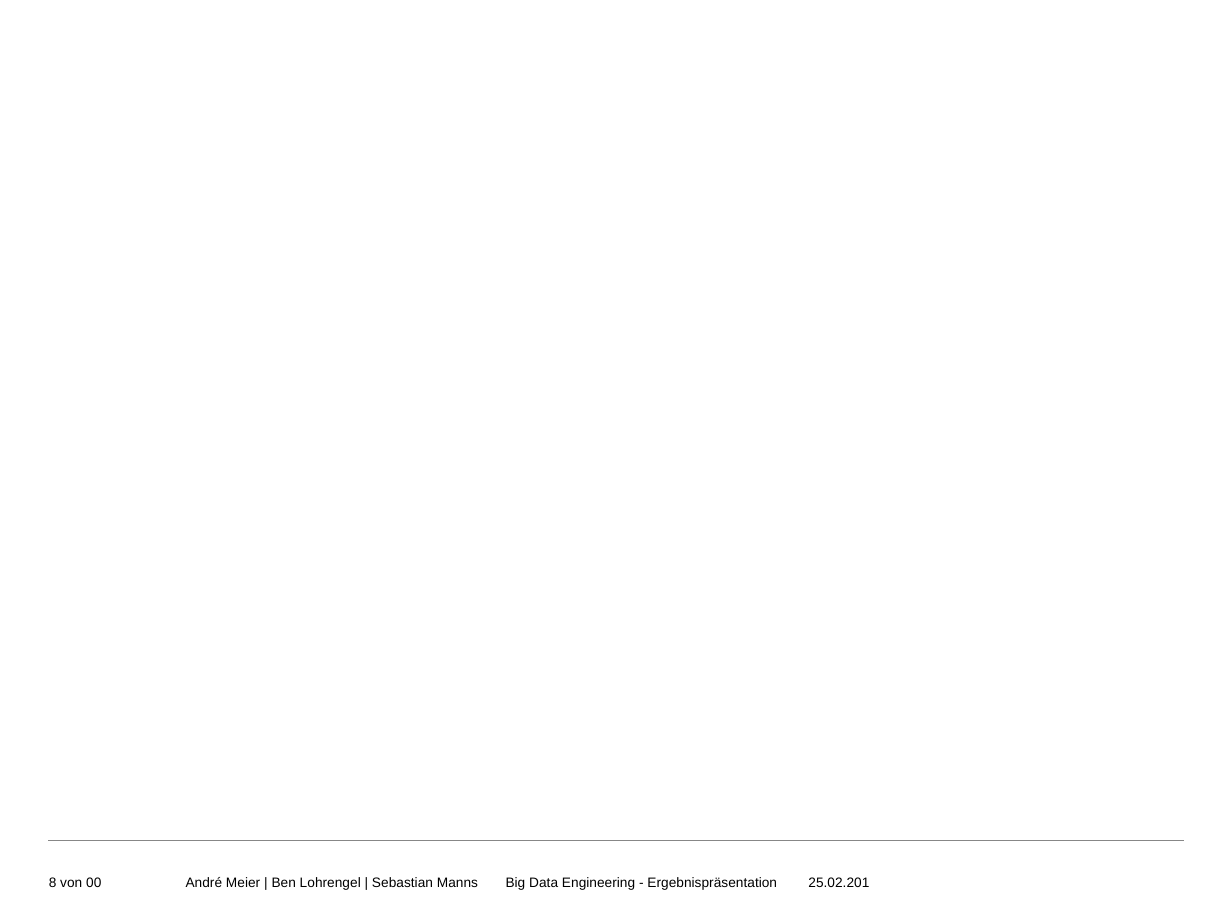
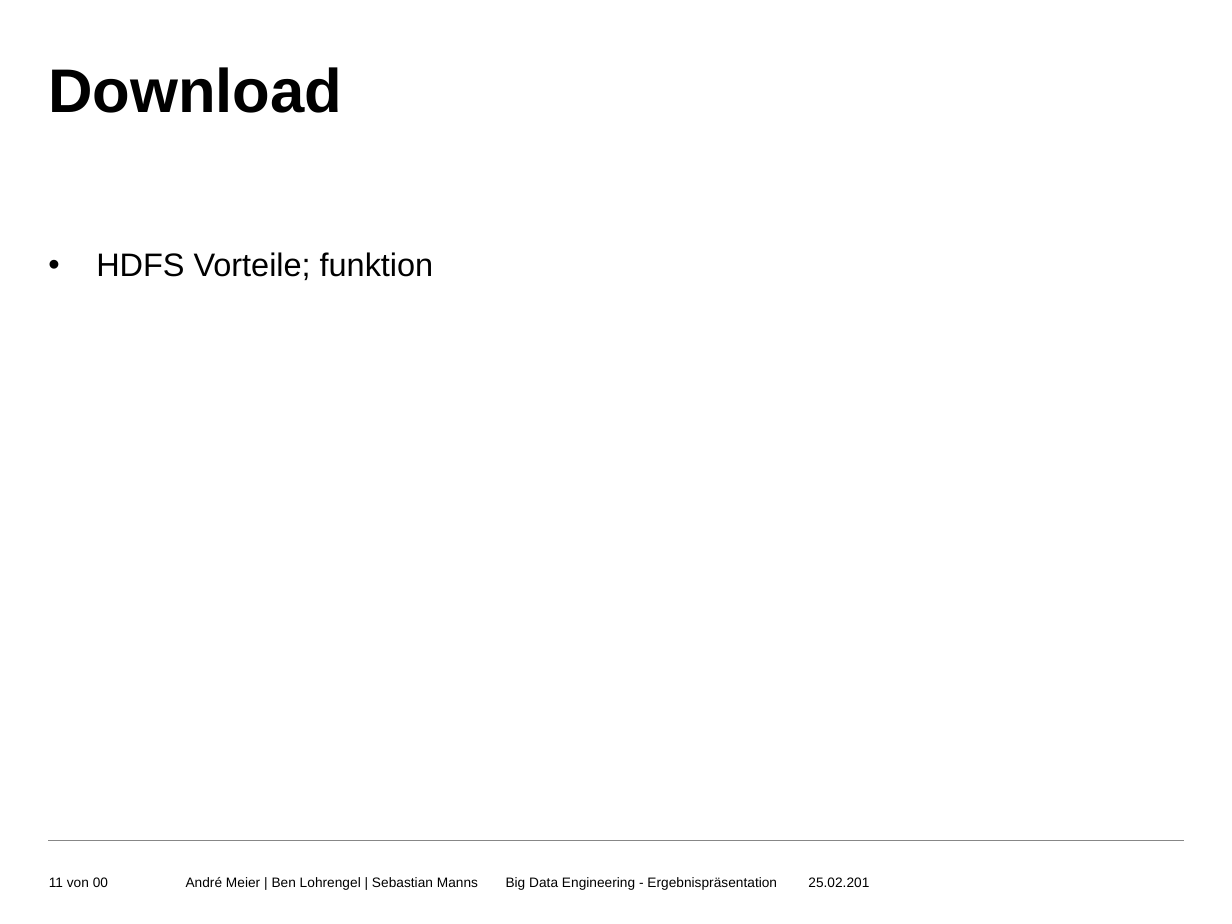
Before and after one commit to whabada/hugo, a slide deck: slide 11 of Project_HUGO.pptx (slide 8 before the commit). Drawn at 1232x924 pixels with LibreOffice and Linux fonts; fonts in the diff are those of the drawing; background and template pictures are left out. Boxes give left, top, right and bottom in pixels: in the first picture for what was removed or moved away, otherwise in the second. Text is boxed around its words. In the diff, an @@ line names an element or a change of style, - is before the commit and + after.

```diff
--- a/Project_HUGO.pptx
+++ b/Project_HUGO.pptx
@@ title added at bbox=[48, 67, 342, 113], 36 pt, text #000000, bold @@
+Download
@@ text added at bbox=[96, 252, 434, 280], 19 pt, text #000000 @@
+• HDFS Vorteile; funktion
@@ page number at bbox=[49, 877, 108, 887]: text changed @@
-8 von 00
+11 von 00
```
Also in this commit, not shown: 5 other slides changed, 5 slides added, 1 other file.
